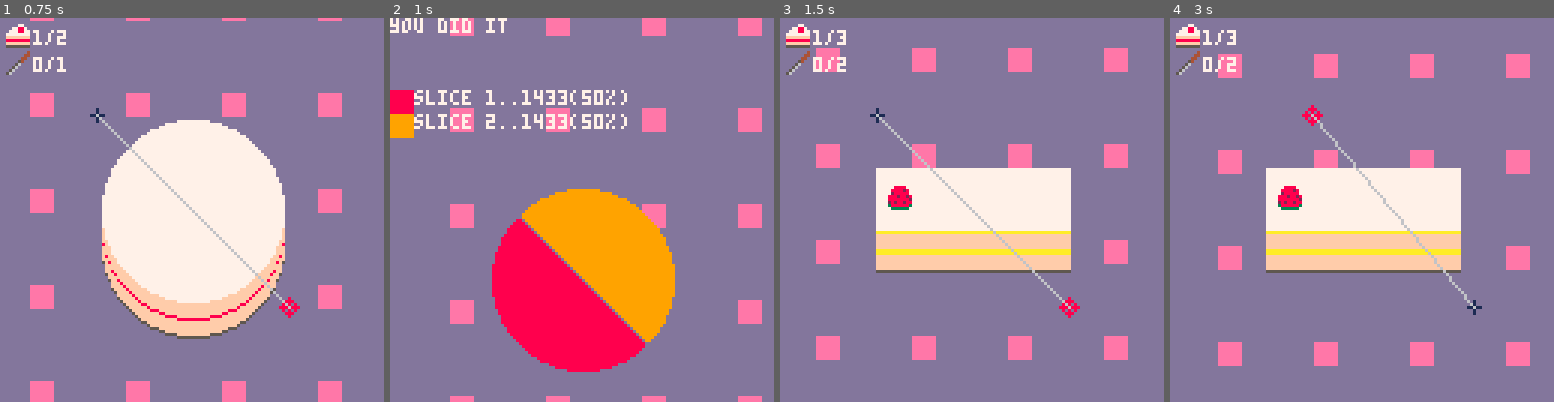
Above: before the commit, frames 1-4 (left to right).
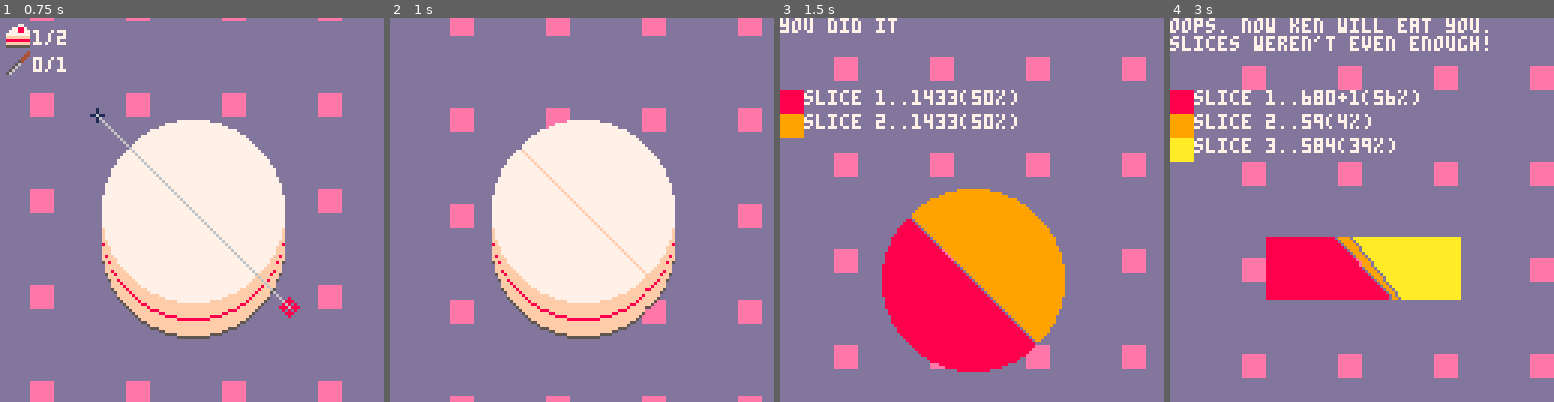
Above: after the commit, the same moments.

Repository: m-r-hunt/Pico-8-Carts
Game: PICO-8 cartridge cakecut.p8
The game is run twice, just before and just after one commit, with the same random seed, the same clock (stepped at 60 frames per second) and the same inputs.
Inputs:
- Up to frame 1 (0.75 s): tap X (X key) at 0.33 s; tap O (Z key) at 0.7 s
- Up to frame 2 (1 s): no input
- Up to frame 3 (1.5 s): tap X (X key) at 1.07 s
- Up to frame 4 (3 s): hold Right 1.6-2.1 s; tap O (Z key) every 0.4 s from 1.7 to 2.9 s; tap X (X key) at 1.85, 2.97 s; hold Up 2.15-2.42 s; hold Right from 2.47 s (still down)

Frame 1 is identical in both runs. In frame 2, 29% of the frame differs, in the area x 0-75%, y 0-93%; in frame 3, 35%, in the area x 0-96%, y 0-93%; in frame 4, 34%.

Commit message:
Make transition to end table.

Diff:
--- a/cakecut.p8
+++ b/cakecut.p8
@@ -93,11 +93,13 @@
   local level=levels[leveln]
   if cutn>=level[2] then
    copy_to_memory()
-   _update=click_for_next
+   _update=end_transition_update
+   _draw=end_transition_draw
+   end_trans_timer=0
    if #slices==level[3] and slices_equal() then
-    _draw=victory
+    end_trans_next=victory
    else
-    _draw=failure
+    end_trans_next=failure
     if #slices==level[3] then
      fail_reason="slices weren't even enough!"
     else
@@ -111,11 +113,16 @@
 function draw_cake()
  local cake=levels[leveln][4]
  for c=1,#cake do
-  pal(7,cake[c])
+  for col=1,15 do
+   pal(col,cake[c])
+  end
   copy_to_screen(#cake-c+1)
  end
+ for col=1,15 do
+  pal(col,7)
+ end
+ copy_to_screen(0)
  pal()
- copy_to_screen(0)
  local strawbs=levels[leveln][5]
  for s=1,#strawbs do
   if not debug then
@@ -206,6 +213,33 @@
 
 function final_draw()
  print("wew lad. you finished all the levels.")
+end
+
+end_trans_timer=0
+end_trans_next=nil
+function end_transition_update()
+update_bg()
+ end_trans_timer+=1
+ if end_trans_timer>=60 or btnp(4) or btnp(5) then
+  _update=click_for_next
+  _draw=end_trans_next
+ end
+end
+
+function end_transition_draw()
+ cls()
+ fillp()
+ draw_bg()
+ color(7)
+ if end_trans_timer<=15 then
+  draw_cake()
+ elseif end_trans_timer<=30 then
+  copy_to_screen()
+ else
+  local prop=(end_trans_timer-30)/30
+  local y=23*prop
+  copy_to_screen(y)
+ end
 end
 
 -->8
